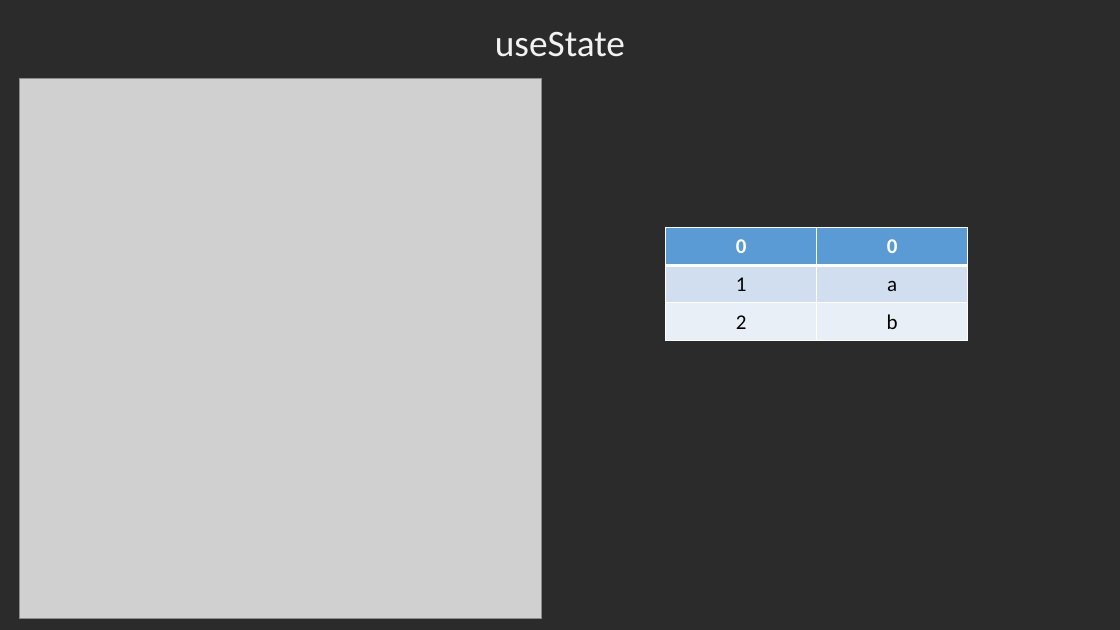
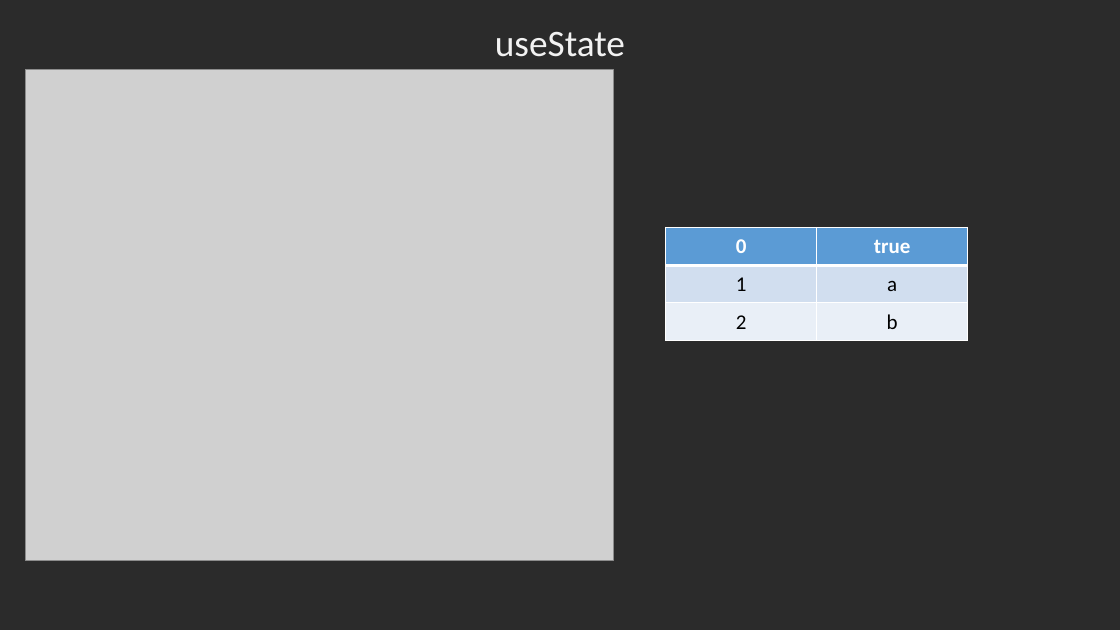
Before and after one commit to LKazusa/Learn, a slide deck: slide 24 of render.pptx. Drawn at 1120x630 pixels with LibreOffice and Linux fonts; fonts in the diff are those of the drawing; grey boxes stand for pictures; background and template pictures are left out; a plain dark background stands for a picture behind light text. Boxes give left, top, right and bottom in pixels: in the first picture for what was removed or moved away, otherwise in the second. Text is boxed around its words. In the diff, an @@ line names an element or a change of style, - is before the commit and + after.

```diff
--- a/render.pptx
+++ b/render.pptx
@@ picture: place and size @@
-picture at bbox=[20, 78, 542, 618]
+picture at bbox=[25, 70, 614, 560]
@@ table at bbox=[665, 228, 968, 341] @@
-row 1, column 2: 0
+row 1, column 2: true
```
Also in this commit, not shown: 1 other slide changed.
